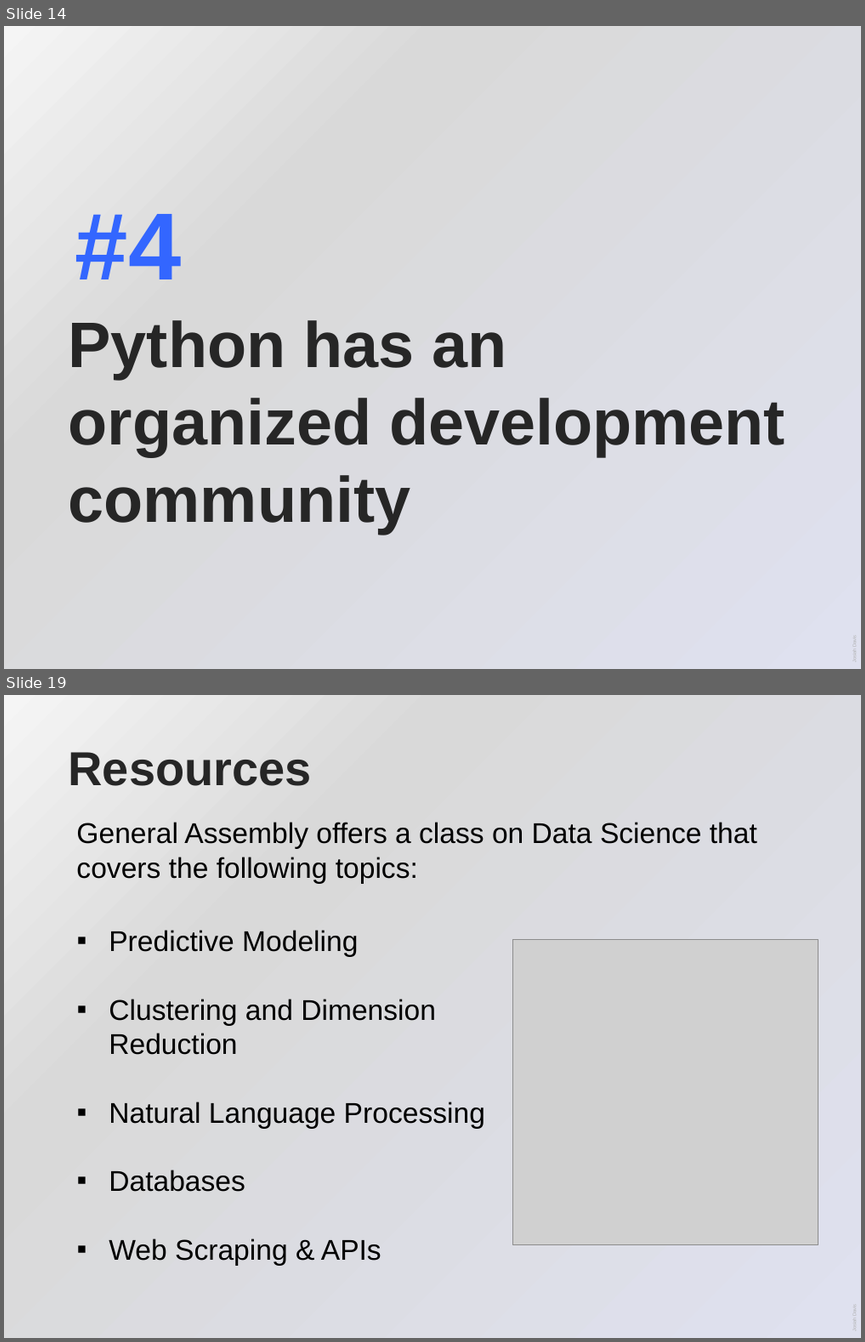
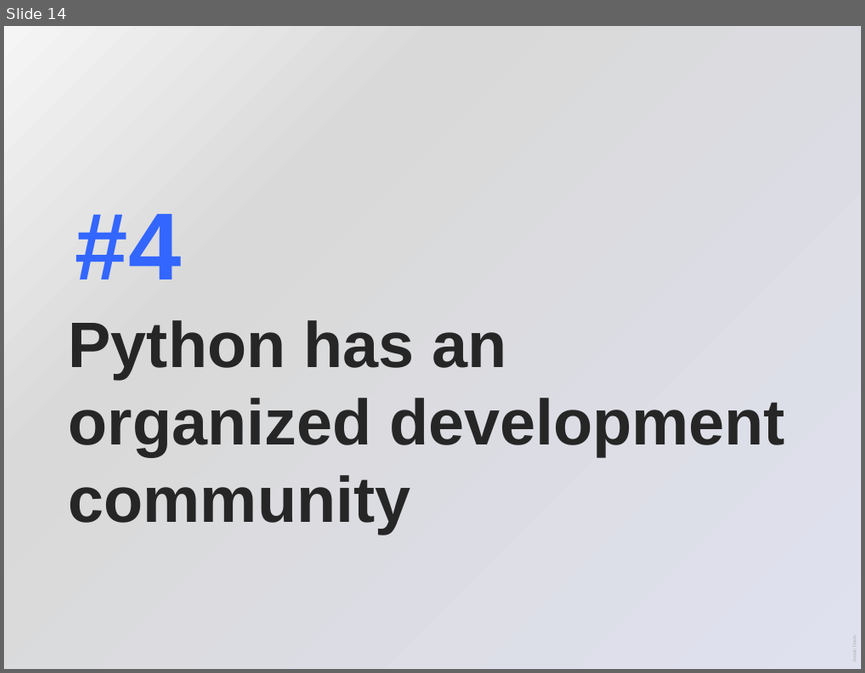
Before and after one commit to josiahdavis/python_data_analysis, a slide deck: python_data_analysis.pptx. Shown one above the other, each under a label of ours: slides 14 and 19 before the commit, slide 14 after it; the slides between them are not shown. The pictures are 865x1342 and 865x673 pixels, drawn with LibreOffice and Linux fonts; fonts in the diff are those of the drawing; grey boxes stand for pictures. Boxes give left, top, right and bottom in pixels: in the first picture for what was removed or moved away, otherwise in the second. Text is boxed around its words. In the diff, an @@ line names an element or a change of style, - is before the commit and + after.

```diff
--- a/python_data_analysis.pptx
+++ b/python_data_analysis.pptx
@@ slide 19 removed at [4, 695, 861, 1338], background gradient #F5F5F5 to #D9D9D9 to #E0E1EF; not listed: 1 template element that a slide beside it also shows @@
@@ title removed at [69, 752, 312, 786] @@
-Resources
@@ text removed at [76, 822, 757, 884] @@
-General Assembly offers a class on Data Science that covers the following topics:
@@ text removed at [109, 930, 485, 1265] @@
-▪ Predictive Modeling
-▪ Clustering and Dimension Reduction
-▪ Natural Language Processing
-▪ Databases
-▪ Web Scraping & APIs
@@ picture removed at [513, 939, 818, 1244] @@
```
Also in this commit, not shown: 3 slides changed, 2 other slides removed.
